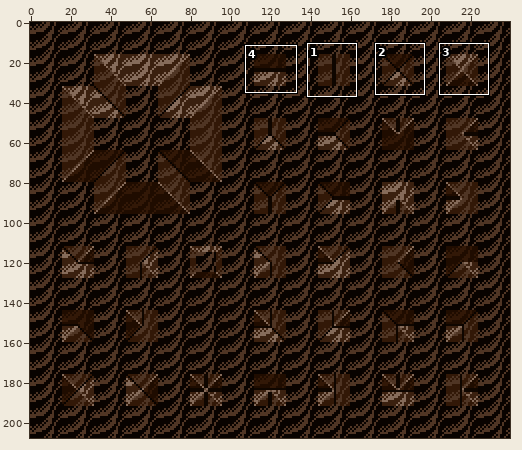
Sprite sheet -- graphics/images/ramps_sand_beige.png. Above: a wide view before the commit, with the close-up outlined.
Close-up. Before:
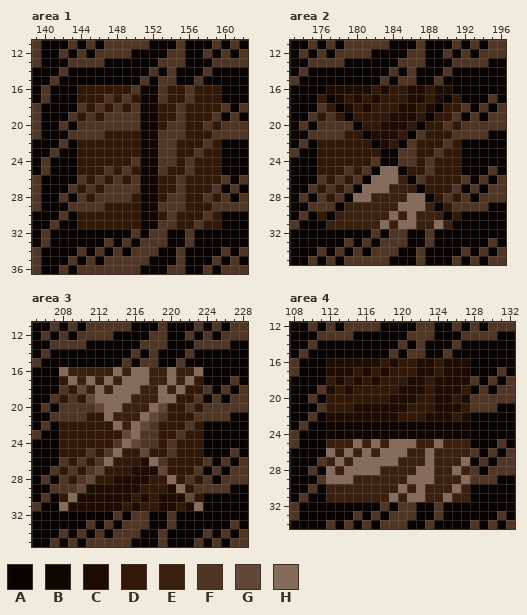
The file is 480x416 pixels, drawn in blocks of 2x2; one block is one cell here. Colours within 5 levels of each other are drawn and written as one. Shown: area 1: x 139..162, y 11..36; area 2: x 173..196, y 11..35; area 3: x 205..228, y 11..35; area 4: x 108..132, y 12..34. The commit also changed other parts of the picture, which this record leaves out.
Palette (. is transparent): A #090300  B #0f0600  C #1f0c00  D #321807  E #3a200f  F #4f3524  G #614736  H #856b5a
Once edited:
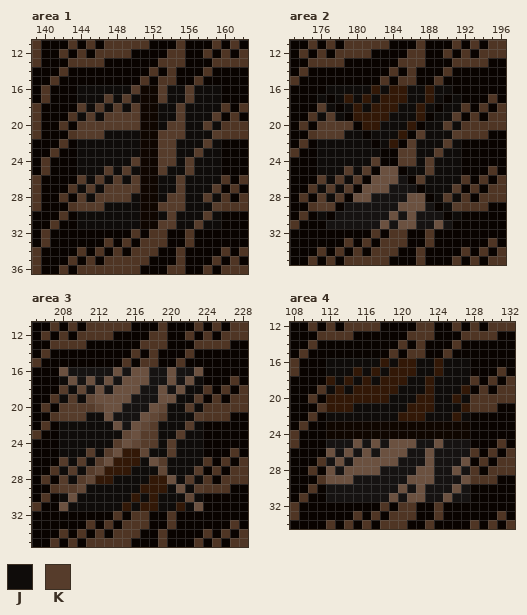
Colours new in this view: J #0f0c0a  K #563c2b
Change:
colour E: #3a200f -> #161312
colour H: #856b5a -> #6b5140
Changed rows in their new state; - is a pixel that keeps its letter.
Area 1:
first column x 144:
16 JJJJJJK--KJJKJJJ
17 JJJKJKJ--KJJKJJJ
18 KJKJKJK--JJKJJJJ
19 JKJKKKK--JJKJJJK
20 KKKKKKK--JKKJJKJ
21 KKKJJJJ--KKKJJJK
22 JJJJJJJ--KKJJJKJ
23 JJJJJJJ--KKJJKJJ
24 JJJJJJK--KKJKJJJ
25 JJJKJKJ--KJJKJJJ
26 KJKJKJK--JJKJJJJ
27 JKJKKKK--JJKJJJK
28 KJKKKKJ--JKKJJKJ
29 KKKJJJJ--KKKJJJK
30 JJJJJJJ--JKJJJKJ
31 JJJJJJJ--KKJJKJJ
Area 2:
first column x 176:
16 -JJJJJ-J--JJ-JJ-
17 J-J-J-J---JJ-J-J
18 KJ-J-J---JJ-J-JJ
19 JKJ-----JJJ--JJK
20 KKKK---JJJ--JJKJ
21 KKKJJ-JJJ--KJJJK
22 JJJJJJ-J--KJJJKJ
23 JJJJJJJ--KKJJKJJ
24 JJJJJJK--KKJKJJJ
25 JJJKJK----JJKJJJ
26 KJKJK------KJJJJ
27 JKJK--------JJJK
28 KJK----------JKJ
29 KK------------JK
30 J--------------J
Area 3:
first column x 208:
17 J--------------J
18 KJ------------JJ
19 JKJ----------JJK
20 KKKK--------JJKJ
21 KKKJJ------KJJJK
22 JJJJJJ----KJJJKJ
23 JJJJJJJ--KKJJKJJ
24 JJJJJJK--KKJKJJJ
25 JJJKJK----JJKJJJ
26 KJKJK----J-KJJJJ
27 JKJK----JJJ-JJJK
28 KJK---JJJJ---JKJ
29 KK-JJJJJJ---J-JK
30 J-JJJJJJ-J-JJJ-J
31 -JJJJJJ-J--JJ-J-
Area 4:
first column x 112:
16 JJJJJJ-J--JJ-JJJ
17 JJJ-J-J---JJ-JJJ
18 -J-J-J---JJ-JJJJ
19 J-J-----JJJ-JJJ-
20 -------JJJ--JJ-J
21 ---JJJJJJ---JJJ-
22 JJJJJJJJ---JJJ-J
Boxes around the changes in both close-ups, in picture pixels (x1, y1, x2, y2):
changed: (77, 85, 221, 229)
changed: (317, 85, 461, 229)
changed: (59, 367, 203, 511)
changed: (326, 358, 470, 502)
